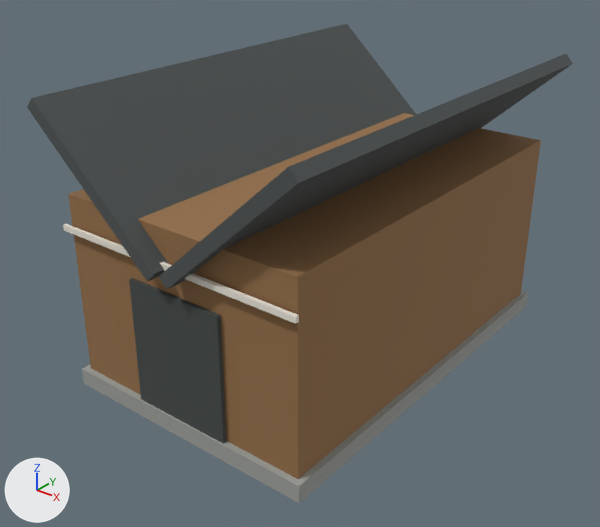
A saved change to the glTF model assets/runtime/models/norway/norway-barn_lod0.glb.
Before and after are seen from a camera (50 mm lens) standing at (18.6, -24.8, 18.8) and looking at (-0.3, -1.2, 4.2). Lighting does not change. The marker at lower left points along +X, +Y and +Z. The older version comes first. Vertices at exactly the same position are counted once.

Objects in the first picture: 'RF_Barn_Door', 'RF_Barn_Foundation', 'RF_Barn_RoofA', 'RF_Barn_RoofB', 'RF_Barn_Trim', 'RF_Barn_Walls'.
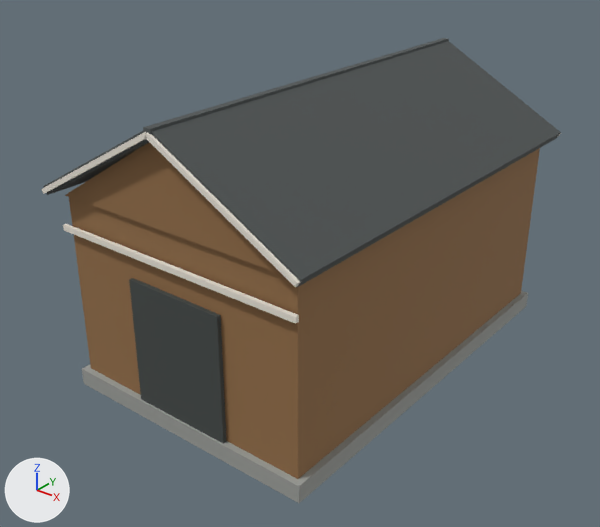
Not visible in the pictures: 'RF_Barn_VergeRightRear'.

The change, as a list of edits to the scene's bpy script:
```text
Change me_cube_195:
    remove me_cube_195.from_pydata(...)  # 8 vertices, 12 faces; spans x -2.9..2.9, y -9.0..9.0, z -2.6..2.6
    add me_cube_195.from_pydata(...)  # 8 vertices, 12 faces; spans x -3.0..3.0, y -8.8..8.8, z -1.7..1.7
    me_cube_195 part 1
    me_cube_195.vertices[0].co: (-2.9, -9.0, 2.3) -> (-2.8, -8.8, -1.7)  # pixel (27, 107) -> pixel (47, 195)
    me_cube_195.vertices[1].co: (-2.5, -9.0, 2.6) -> (-3.0, -8.8, -1.4)  # pixel (31, 98) -> pixel (43, 186)
    me_cube_195.vertices[2].co: (-2.9, 9.0, 2.3) -> (-2.8, 8.8, -1.7)
    me_cube_195.vertices[3].co: (-2.5, 9.0, 2.6) -> (-3.0, 8.8, -1.4)  # pixel (346, 23) -> not seen
    me_cube_195.vertices[4].co: (2.5, -9.0, -2.6) -> (3.0, -8.8, 1.4)  # pixel (147, 281) -> not seen
    me_cube_195.vertices[5].co: (2.9, -9.0, -2.3) -> (2.8, -8.8, 1.7)  # pixel (153, 274) -> not seen
    me_cube_195.vertices[6].co: (2.5, 9.0, -2.6) -> (3.0, 8.8, 1.4)
    me_cube_195.vertices[7].co: (2.9, 9.0, -2.3) -> (2.8, 8.8, 1.7)
Change me_cube_196:
    remove me_cube_196.from_pydata(...)  # 8 vertices, 12 faces; spans x -2.9..2.9, y -9.0..9.0, z -2.6..2.6
    add me_cube_196.from_pydata(...)  # 8 vertices, 12 faces; spans x -3.0..3.0, y -8.8..8.8, z -1.7..1.7
    me_cube_196 part 2
    me_cube_196.vertices[0].co: (-2.5, -9.0, -2.6) -> (-3.0, -8.8, 1.4)  # pixel (166, 289) -> pixel (147, 138)
    me_cube_196.vertices[1].co: (-2.9, -9.0, -2.3) -> (-2.8, -8.8, 1.7)  # pixel (158, 276) -> pixel (150, 129)
    me_cube_196.vertices[2].co: (-2.5, 9.0, -2.6) -> (-3.0, 8.8, 1.4)
    me_cube_196.vertices[3].co: (-2.9, 9.0, -2.3) -> (-2.8, 8.8, 1.7)  # not seen -> pixel (447, 39)
    me_cube_196.vertices[4].co: (2.9, -9.0, 2.3) -> (2.8, -8.8, -1.7)  # pixel (298, 183) -> pixel (296, 287)
    me_cube_196.vertices[5].co: (2.5, -9.0, 2.6) -> (3.0, -8.8, -1.4)  # pixel (288, 166) -> pixel (301, 279)
    me_cube_196.vertices[6].co: (2.9, 9.0, 2.3) -> (2.8, 8.8, -1.7)  # pixel (572, 63) -> pixel (556, 138)
    me_cube_196.vertices[7].co: (2.5, 9.0, 2.6) -> (3.0, 8.8, -1.4)  # pixel (566, 53) -> pixel (561, 132)
Add me_cube_264:
    me_cube_264.from_pydata([(-2.93, -0.08, 1.51), (-2.84, -0.08, 1.66), (-2.93, 0.08, 1.51), (-2.84, 0.08, 1.66), (2.84, -0.08, -1.66), (2.93, -0.08, -1.51), (2.84, 0.08, -1.66), (2.93, 0.08, -1.51)], [], [(0, 1, 3), (0, 3, 2), (2, 3, 7), (2, 7, 6), (6, 7, 5), (6, 5, 4), (4, 5, 1), (4, 1, 0), (2, 6, 4), (2, 4, 0), (7, 3, 1), (7, 1, 5)])
    me_cube_264.materials.append(mat_rf_warm_white)  # white #efe8dd
Add me_cube_261:
    me_cube_261.from_pydata([(-2.84, -0.08, -1.66), (-2.93, -0.08, -1.51), (-2.84, 0.08, -1.66), (-2.93, 0.08, -1.51), (2.93, -0.08, 1.51), (2.84, -0.08, 1.66), (2.93, 0.08, 1.51), (2.84, 0.08, 1.66)], [], [(0, 1, 3), (0, 3, 2), (2, 3, 7), (2, 7, 6), (6, 7, 5), (6, 5, 4), (4, 5, 1), (4, 1, 0), (2, 6, 4), (2, 4, 0), (7, 3, 1), (7, 1, 5)])
    me_cube_261.materials.append(mat_rf_warm_white)  # white #efe8dd
Change ob_rf_barn_roofa:
    ob_rf_barn_roofa.location: (-3.0, 0.0, 9.0) -> (-2.88, 0.0, 9.81)
Change ob_rf_barn_roofb:
    ob_rf_barn_roofb.location: (3.0, 0.0, 9.0) -> (2.88, 0.0, 9.81)
Add ob_rf_barn_ridgecap:
    ob_rf_barn_ridgecap = bpy.data.objects.new('RF_Barn_RidgeCap', me_cube_265)  # a box spanning x -0.1..0.1, y -8.9..8.9, z -0.1..0.1; in mat_rf_roof_slate (dark grey #4d5252)
    ob_rf_barn_ridgecap.location = (0.0, 0.0, 11.48)
Add ob_rf_barn_vergerightrear:
    ob_rf_barn_vergerightrear = bpy.data.objects.new('RF_Barn_VergeRightRear', me_cube_264)
    ob_rf_barn_vergerightrear.location = (2.88, 8.87, 9.81)
Add ob_rf_barn_vergerightfront:
    ob_rf_barn_vergerightfront = bpy.data.objects.new('RF_Barn_VergeRightFront', me_cube_264.copy())
    ob_rf_barn_vergerightfront.location = (2.88, -8.87, 9.81)
Add ob_rf_barn_vergeleftfront:
    ob_rf_barn_vergeleftfront = bpy.data.objects.new('RF_Barn_VergeLeftFront', me_cube_261)
    ob_rf_barn_vergeleftfront.location = (-2.88, -8.87, 9.81)
Add ob_rf_barn_gables:
    ob_rf_barn_gables = bpy.data.objects.new('RF_Barn_Gables', me_rf_barn_gables_mesh)  # 12 vertices, 16 faces; spans x -5.2..5.2, y -8.4..8.4, z 8.0..11.3; in mat_rf_wall_weathered (brown #956f48)
    ob_rf_barn_gables.location = (0.0, 0.0, 0.0)
```

Pixel boxes [x1, y1, x2, y2] of what changed, in the pictures (600 x 527 px):
'RF_Barn_RoofB', reshaped, moved
    before: [159, 54, 573, 290]
    after: [151, 41, 561, 287]
'RF_Barn_RoofA', reshaped, moved
    before: [27, 24, 416, 282]
    after: [43, 130, 149, 195]
'RF_Barn_Gables', added (brown)
    after: [65, 142, 281, 274]
'RF_Barn_RidgeCap', added
    after: [143, 38, 449, 135]
'RF_Barn_VergeRightFront', added
    after: [145, 132, 300, 287]
'RF_Barn_VergeLeftFront', added
    after: [41, 132, 147, 194]
